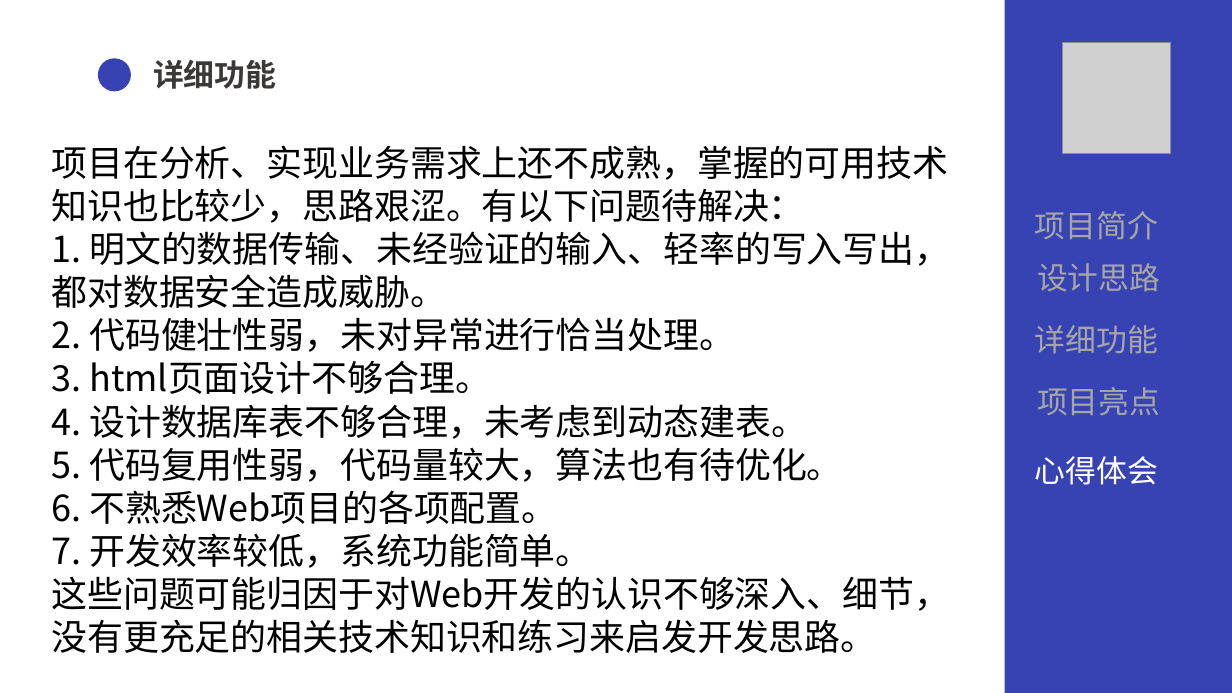
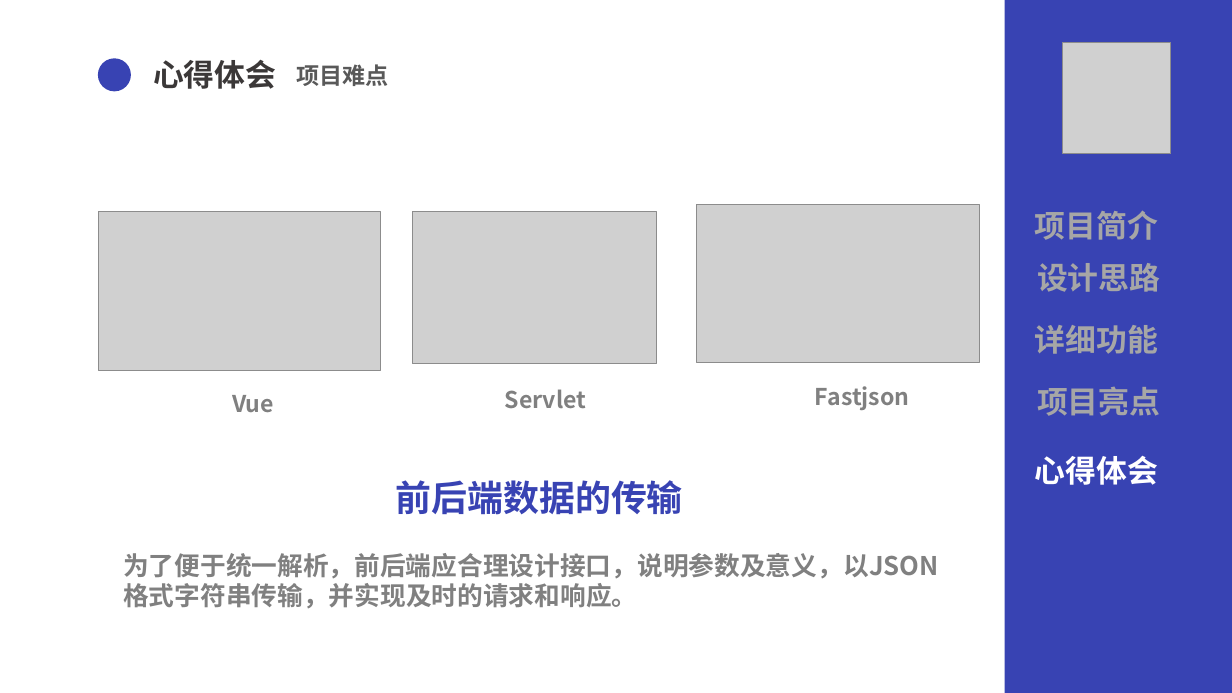
Before and after one commit to wang-kaopu/assignment, a slide deck: slide 21 of document/QG汇报.pptx (slide 19 before the commit). Drawn at 1232x693 pixels with LibreOffice and Linux fonts; fonts in the diff are those of the drawing; grey boxes stand for pictures. Boxes give left, top, right and bottom in pixels: in the first picture for what was removed or moved away, otherwise in the second. Text is boxed around its words. In the diff, an @@ line names an element or a change of style, - is before the commit and + after.

Commit message:
refactor:修改PPT和项目文档

```diff
--- a/document/QG汇报.pptx
+++ b/document/QG汇报.pptx
@@ text at (x1=153, y1=60, x2=276, y2=89): text changed @@
-详细功能
+心得体会
@@ text added at (x1=297, y1=64, x2=389, y2=86), 18 pt, text #595959, bold @@
+项目难点
@@ text removed at (x1=51, y1=145, x2=950, y2=653) @@
-项目在分析、实现业务需求上还不成熟，掌握的可用技术知识也比较少，思路艰涩。有以下问题待解决：
-1. 明文的数据传输、未经验证的输入、轻率的写入写出，都对数据安全造成威胁。
-2. 代码健壮性弱，未对异常进行恰当处理。
-3. html页面设计不够合理。
-4. 设计数据库表不够合理，未考虑到动态建表。
-5. 代码复用性弱，代码量较大，算法也有待优化。
-6. 不熟悉Web项目的各项配置。
-7. 开发效率较低，系统功能简单。
-这些问题可能归因于对Web开发的认识不够深入、细节，没有更充足的相关技术知识和练习来启发开发思路。
@@ picture added at (x1=697, y1=204, x2=979, y2=363) @@
@@ picture added at (x1=99, y1=212, x2=381, y2=371) @@
@@ picture added at (x1=412, y1=212, x2=657, y2=364) @@
@@ bold on in 5 elements at (x1=1035, y1=211, x2=1158, y2=240), (x1=1035, y1=456, x2=1158, y2=485), (x1=1037, y1=263, x2=1160, y2=292), (x1=1037, y1=387, x2=1160, y2=416), (x1=1035, y1=325, x2=1158, y2=354) @@
@@ text added at (x1=505, y1=389, x2=587, y2=408), 18 pt, text #808080, bold @@
+Servlet
@@ text added at (x1=815, y1=386, x2=910, y2=410), 18 pt, text #808080, bold @@
+Fastjson
@@ text added at (x1=232, y1=395, x2=274, y2=412), 18 pt, text #808080, bold @@
+Vue
@@ text added at (x1=123, y1=480, x2=938, y2=608), 20 pt, text #808080, bold @@
+前后端数据的传输
+为了便于统一解析，前后端应合理设计接口，说明参数及意义，以JSON格式字符串传输，并实现及时的请求和响应。
```
Also in this commit, not shown: 12 other slides changed, 8 slides added, 1 other file.
